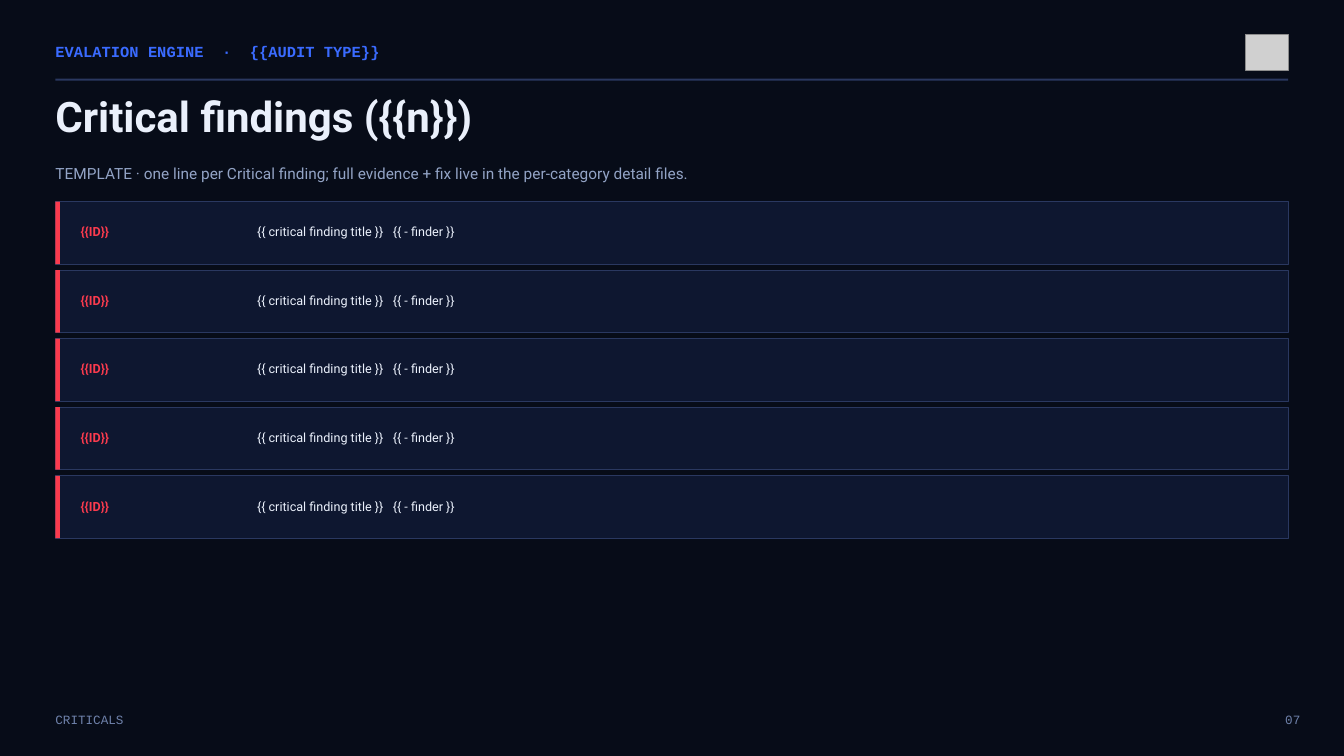
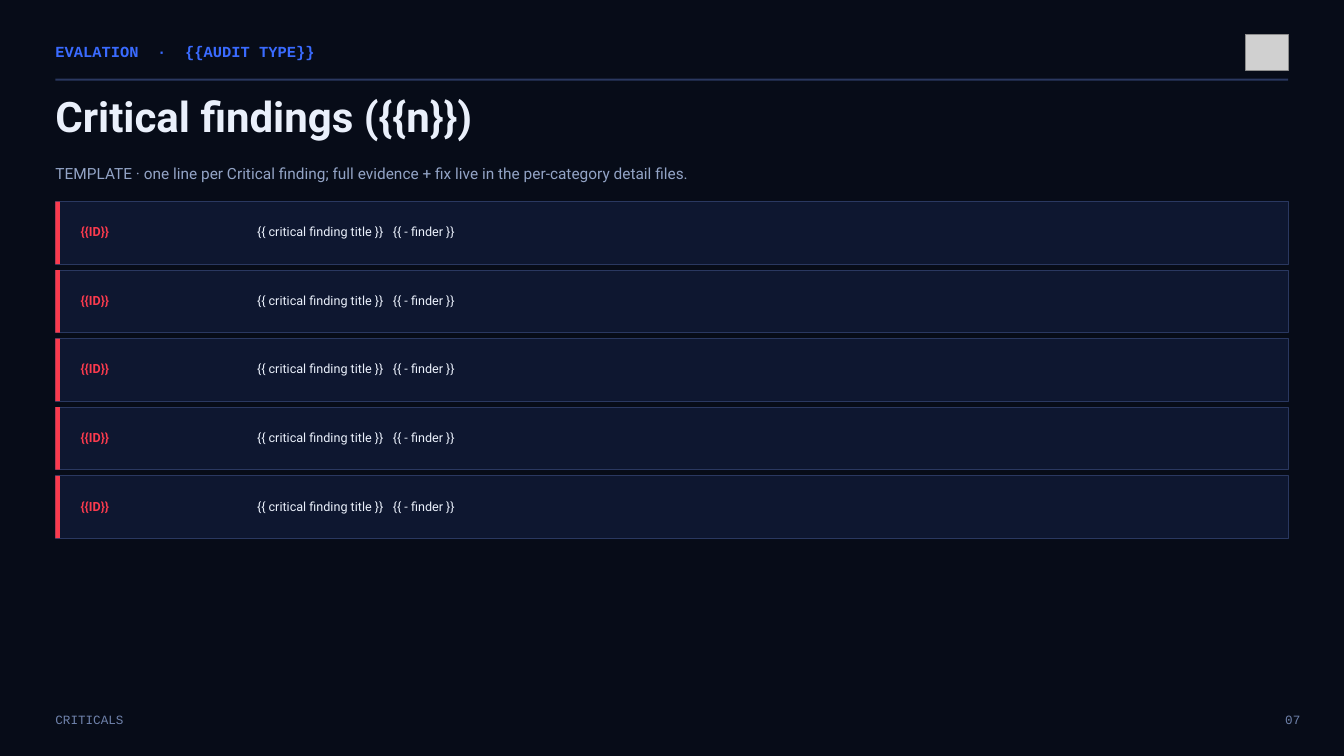
Before and after one commit to evalation-plugin/claude, a slide deck: slide 8 of reporting/assets/review-deck-template.pptx. Drawn at 1344x756 pixels with LibreOffice and Linux fonts; fonts in the diff are those of the drawing; grey boxes stand for pictures. Boxes give left, top, right and bottom in pixels: in the first picture for what was removed or moved away, otherwise in the second. Text is boxed around its words. In the diff, an @@ line names an element or a change of style, - is before the commit and + after.

```diff
--- a/reporting/assets/review-deck-template.pptx
+++ b/reporting/assets/review-deck-template.pptx
@@ text at (x1=55, y1=46, x2=315, y2=61): text changed @@
-EVALATION ENGINE · {{AUDIT TYPE}}
+EVALATION · {{AUDIT TYPE}}
```
Also in this commit, not shown: 9 other slides changed, 10 other files.
